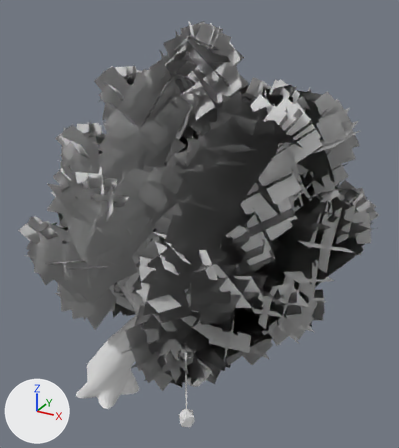
What one commit did to the FBX model Nevrian Glow/Assets/Art/Environment/tree_bg/Models/qt/env_tree_bg_qt_twisted_1.fbx.
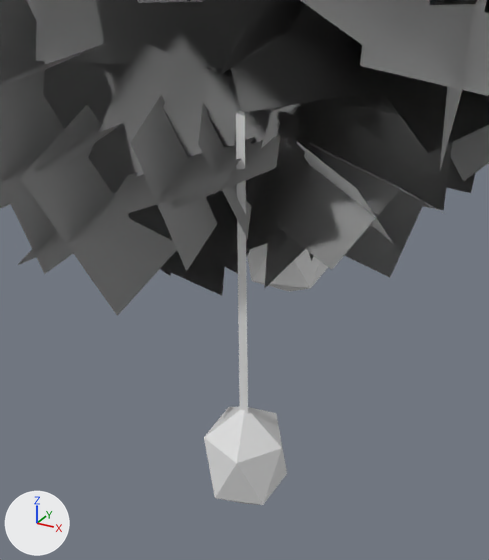
Old and new are each drawn whole from a 50 mm lens placed at (10.39, -18.1, 18.02), pointed at (0.55, -0.2, 9.07) and again close up on the part from 35% to 58% of the width and 74% to 98% of the height. The lights are fixed; the arrows at lower left show +X, +Y and +Z. The older version's two pictures come first. Where no turn or scale is listed for an object, it has been applied to the vertices.

In view in the first close-up: 'env_tree_bg_qt_twisted_1'.
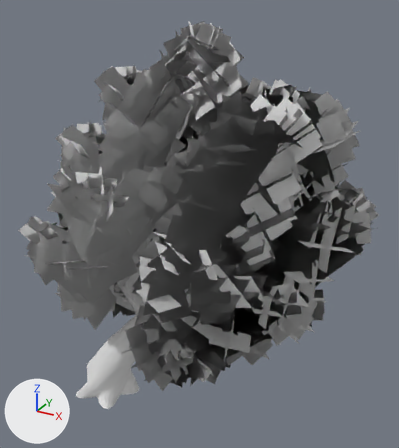
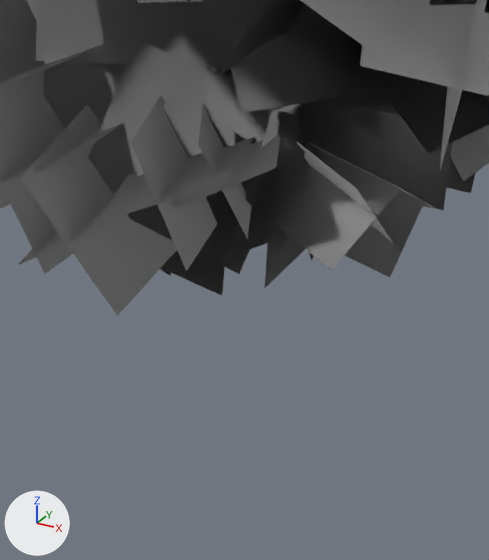
Location of each change, (x1, y1, x2, y2) in pixels of the close-ups (489 x 560 px):
'env_tree_bg_qt_twisted_1', reshaped
    before: (0, 0, 489, 505)
    after: (0, 0, 489, 316)
part 1 of me_env_tree_bg_qt_twisted_1, deleted
    before: (204, 111, 328, 505)

What the commit changed:
Material 'Husk' (mat_husk) is new.
Its base color is (0.8, 0.8, 0.8) (white #e7e7e7).
me_env_tree_bg_qt_twisted_1 is used by ob_env_tree_bg_qt_twisted_1; location (0.0, 0.0, 0.0).
me_env_tree_bg_qt_twisted_1 had 8675 vertices, 5350 faces and spanned x -6.0..7.5, y -6.2..5.3, z 0.0..16.7.
me_env_tree_bg_qt_twisted_1 now has 13915 vertices, 9310 faces and spans x -6.0..7.5, y -6.2..5.3, z 0.0..16.7.
me_env_tree_bg_qt_twisted_1 part 1: 14 loose pieces with 138 vertices, spanning x -3.4..2.7, y -3.8..3.9, z 1.6..7.8, are deleted.
Other edits to the shape of me_env_tree_bg_qt_twisted_1 do not show in these pictures.
me_env_tree_bg_qt_twisted_1 gains material mat_husk (white #e7e7e7).
